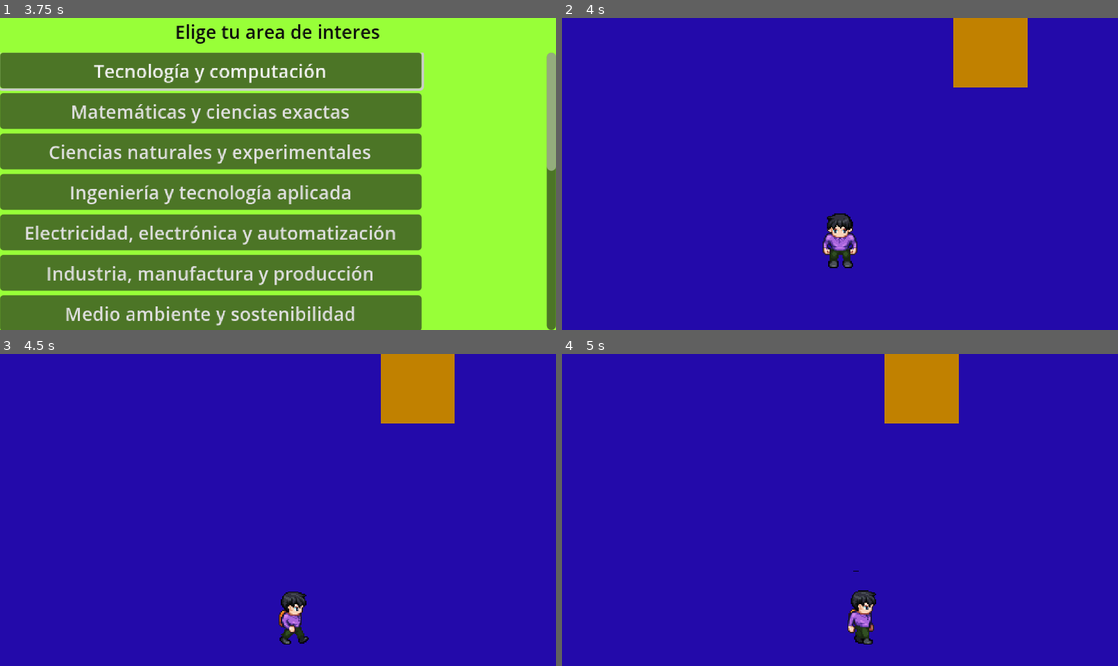
Above: before the commit, frames 1-4 (two rows, left to right).
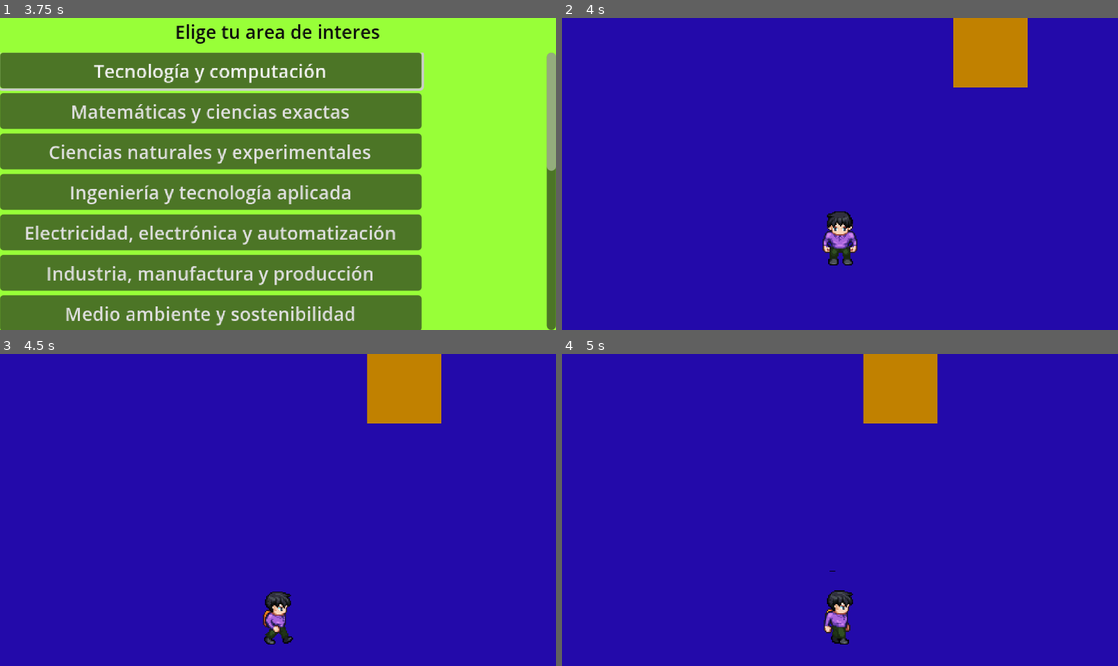
Above: after the commit, the same moments.

Repository: Bayron077/juego_vocacional
Game: Godot game, scene res://escenas/ui/inicio.tscn
Two runs of this game, one before a commit and one after it. Both use one fixed random seed, a clock stepped at 60 frames per second and the inputs below.
Inputs (mouse positions are in pixels of both pictures, inside the frame that each line leads up to):
- Up to frame 1 (3.75 s): click "Iniciar juego" at 0.5 s; click "Masculino" at 1.25 s; click "Siguiente" at 2 s; tap Enter (ui_accept) at 2.75, 3.02, 3.5 s; move the mouse to (400, 158) at 2.77 s; hold Right (ui_right) 2.78-3.53 s; move the mouse to (166, 189) at 3.52 s; hold Down (ui_down) from 3.53 s (still down)
- Up to frame 2 (4 s): keep holding Down (ui_down); tap Enter (ui_accept) at 3.77 s
- Up to frame 3 (4.5 s): move the mouse to (333, 441) at 4.27 s; release Down (ui_down) at 4.28 s; hold Right (ui_right) from 4.28 s (still down)
- Up to frame 4 (5 s): keep holding Right (ui_right)

Frame 1 is identical in both runs. In frame 2, 0.6% of the frame differs, in the area x 46-54%, y 61-81%; in frame 3, 2.1%; in frame 4, 3.1%, in the area x 47-72%, y 0-94%.

Commit message:
se exporta el juego a escritorio Linux

Diff:
--- a/personajes/player_levy.tscn
+++ b/personajes/player_levy.tscn
@@ -151,7 +151,6 @@
 parameters/walking/blend_position = Vector2(0, 0)
 
 [node name="Camera2D" type="Camera2D" parent="." unique_id=1576642719]
-position_smoothing_enabled = true
 
 [node name="CollisionShape2D" type="CollisionShape2D" parent="." unique_id=612443457]
 position = Vector2(0, 18)
--- a/project.godot
+++ b/project.godot
@@ -64,8 +64,10 @@
 [physics]
 
 3d/physics_engine="Jolt Physics"
+common/physics_interpolation=true
 
 [rendering]
 
 textures/canvas_textures/default_texture_filter=0
 rendering_device/driver.windows="d3d12"
+renderer/rendering_method="gl_compatibility"
Not shown, changed: export_presets.cfg
